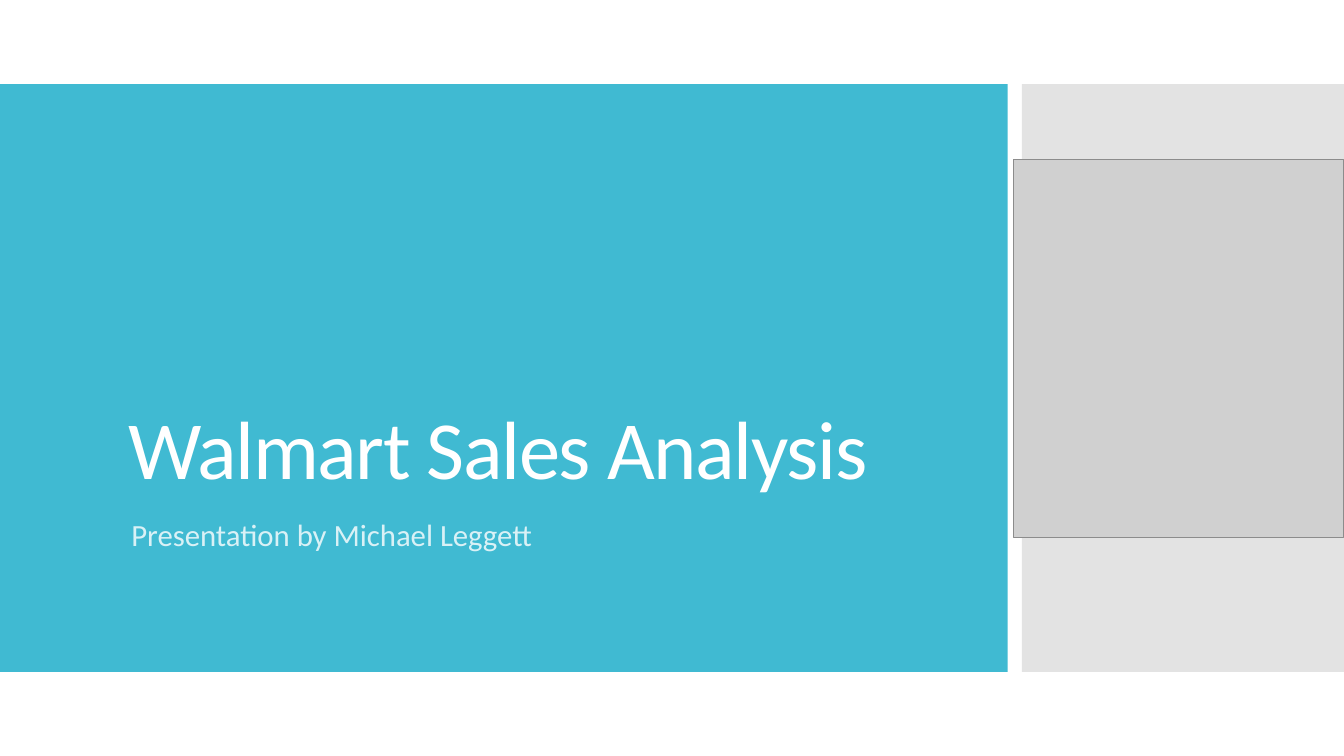
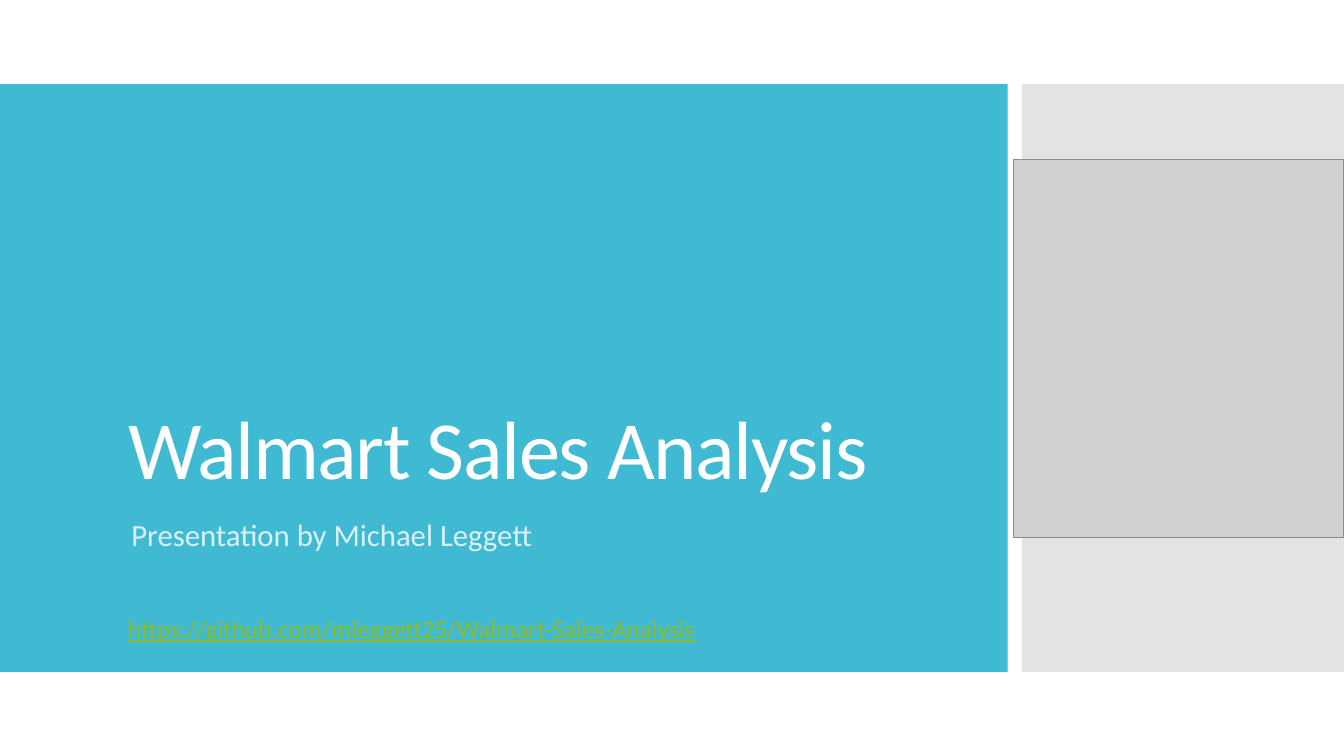
Before and after one commit to mleggett25/Walmart-Sales-Analysis, a slide deck: slide 1 of Walmart Sales Analysis.pptx. Drawn at 1344x756 pixels with LibreOffice and Linux fonts; fonts in the diff are those of the drawing; grey boxes stand for pictures. Boxes give left, top, right and bottom in pixels: in the first picture for what was removed or moved away, otherwise in the second. Text is boxed around its words. In the diff, an @@ line names an element or a change of style, - is before the commit and + after.

```diff
--- a/Walmart Sales Analysis.pptx
+++ b/Walmart Sales Analysis.pptx
@@ text added at (128, 620, 694, 643), 18 pt, text #90BB23, underline @@
+https://github.com/mleggett25/Walmart-Sales-Analysis
```
Also in this commit, not shown: 15 other slides changed, 1 slide added, 6 other files.
